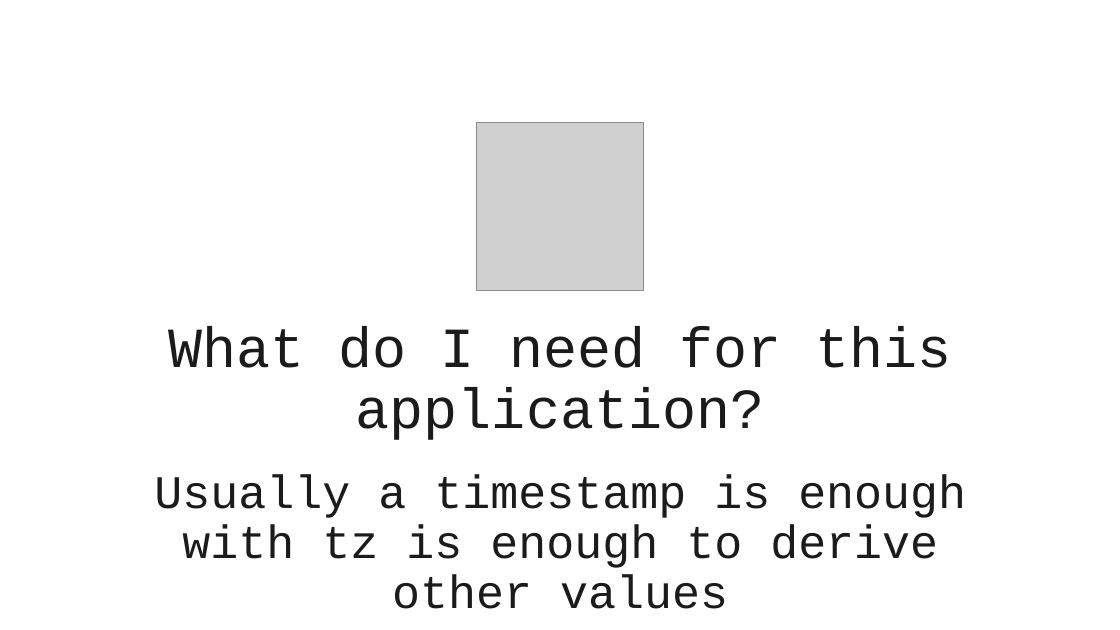
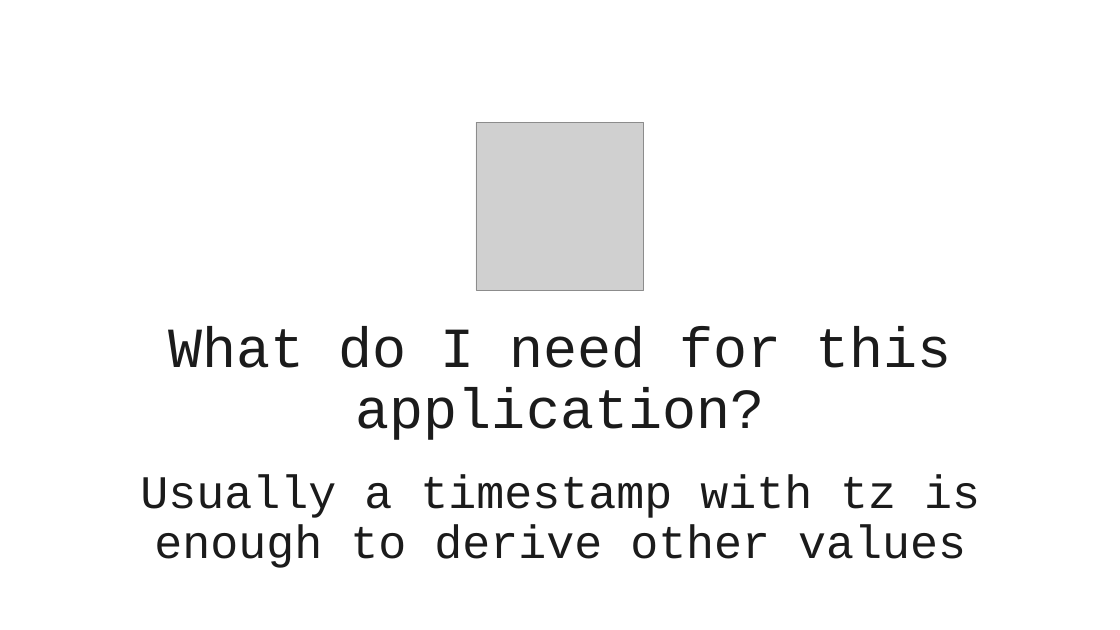
Before and after one commit to VadimAcosta/timestamps_and_intervals, a slide deck: slide 22 of times_and_dates.pptx (slide 13 before the commit). Drawn at 1120x630 pixels with LibreOffice and Linux fonts; fonts in the diff are those of the drawing; grey boxes stand for pictures. Boxes give left, top, right and bottom in pixels: in the first picture for what was removed or moved away, otherwise in the second. Text is boxed around its words. In the diff, an @@ line names an element or a change of style, - is before the commit and + after.

```diff
--- a/times_and_dates.pptx
+++ b/times_and_dates.pptx
@@ text at [140,474,980,568]: text changed @@
-Usually a timestamp is enough with tz is enough to derive other values
+Usually a timestamp with tz is enough to derive other values
```
Also in this commit, not shown: 7 other slides changed, 15 slides added, 2 slides removed.
